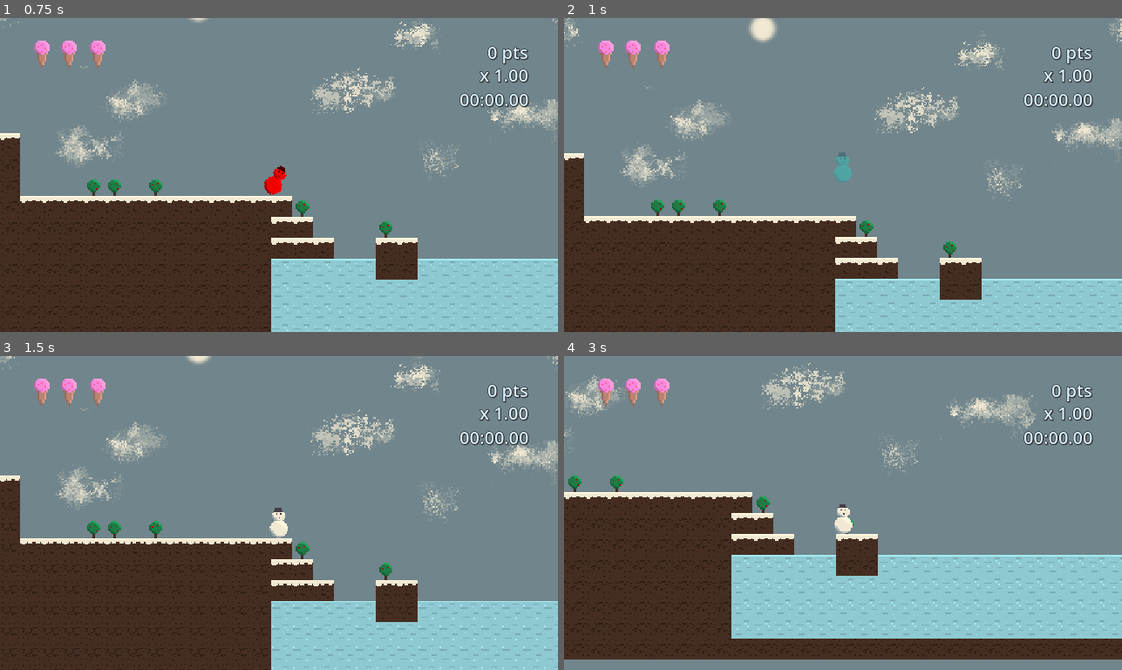
Above: before the commit, frames 1-4 (two rows, left to right).
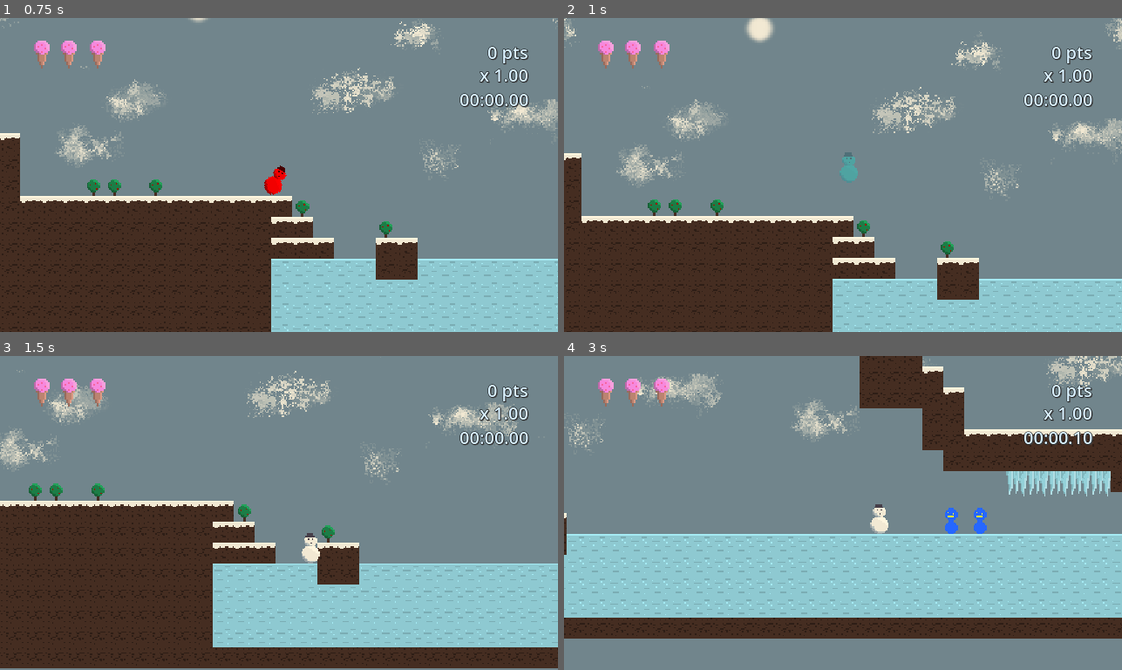
Above: after the commit, the same moments.

Repository: streebree/slickmode
Game: Godot game, scene res://scenes/areas/area.tscn
The game is run twice, just before and just after one commit, with the same random seed, the same clock (stepped at 60 frames per second) and the same inputs.
Inputs (mouse positions are in pixels of both pictures, inside the frame that each line leads up to):
- Up to frame 1 (0.75 s): tap Enter (start) at 0.5 s; move the mouse to (401, 159) at 0.52 s; hold Right (ui_right) from 0.53 s (still down); tap Shift (run) at 0.6 s; click (401, 159) at 0.67 s
- Up to frame 2 (1 s): keep holding Right (ui_right); tap Space (ui_accept) at 0.77 s; tap Enter (start) at 0.8 s
- Up to frame 3 (1.5 s): keep holding Right (ui_right); move the mouse to (167, 528) at 1.27 s; tap Enter (start) at 1.35 s
- Up to frame 4 (3 s): tap Space (ui_accept) at 1.52 s; tap Shift (run) at 1.55, 2.1 s; move the mouse to (898, 443) at 2.02 s; release Right (ui_right) at 2.03 s; hold Left (ui_left) 2.03-2.78 s; tap Enter (start) at 2.3, 2.85 s; move the mouse to (815, 575) at 2.77 s; hold Right (ui_right) from 2.78 s (still down); click (815, 575) at 2.92 s

Frame 1 is identical in both runs. In frame 2, 5.0% of the frame differs, in the area x 0-100%, y 0-100%; in frame 3, 28%; in frame 4, 44%, in the area x 0-100%, y 0-97%.

Commit message:
Re-add air movement, and add slight downward dash when pressing down

Diff:
--- a/slick-game/scenes/snowman.gd
+++ b/slick-game/scenes/snowman.gd
@@ -35,6 +35,9 @@
 
 var previous_health = StateManager.maxHealth
 var looking_direction = 1
+var was_in_air_last_frame = false
+
+var has_ground_pounded = false
 
 func _ready() -> void:
 	StateManager.listen("health_update", Callable(self, "on_health_update"))
@@ -55,7 +58,8 @@
 			sprite.rotation_degrees = 30
 		else:
 			sprite.rotation_degrees = -30
-	velocity.y = 0
+	# Should it affect your y velocity in some way?
+	#velocity.y = 0
 	sprite.modulate = Color(1, 0, 0, 1)
 
 func handle_die():
@@ -87,6 +91,10 @@
 		if velocity.y > 500:
 			velocity.y = 500
 
+		if Input.is_action_just_pressed("ui_down") and not has_ground_pounded:
+			velocity.y += 100
+			has_ground_pounded = true
+
 	# Decrease the dash cooldown.
 	if dash_cooldown_current > 0:
 		dash_cooldown_current -= delta
@@ -112,6 +120,10 @@
 	if Input.is_action_just_released("ui_accept") and velocity.y < 0:
 		velocity.y /= 3.0
 
+	# Reset your midair abilities when landing:
+	if was_in_air_last_frame and is_on_floor():
+		has_ground_pounded = false
+
 	# Handle left/right movement.
 	var direction := Input.get_axis("ui_left", "ui_right")
 	# Remember which direction you're looking for dash calculations
@@ -132,8 +144,8 @@
 	#if ice_collision_count == 0 and (is_on_floor() or not is_jumping_off_ice):
 		if is_on_floor():
 			velocity.x = 0
-		#elif direction:
-			#velocity.x += direction * SPEED * delta
+		elif direction:
+			velocity.x += direction * SPEED * delta
 		#elif is_on_floor():
 			#velocity.x = move_toward(velocity.x, 0, delta * SPEED)
 
@@ -146,7 +158,11 @@
 		else:
 			velocity.x = move_toward(velocity.x, -SPEED_CAP, delta * 400)
 
+	# Set some values about this frame so the next frame can compare how the state changed.
 	prev_x_velocity = velocity.x
+	if not is_on_floor():
+		was_in_air_last_frame = true
+
 
 	# Handle damage cooldowns:
 	if damage_cooldown > 0:
